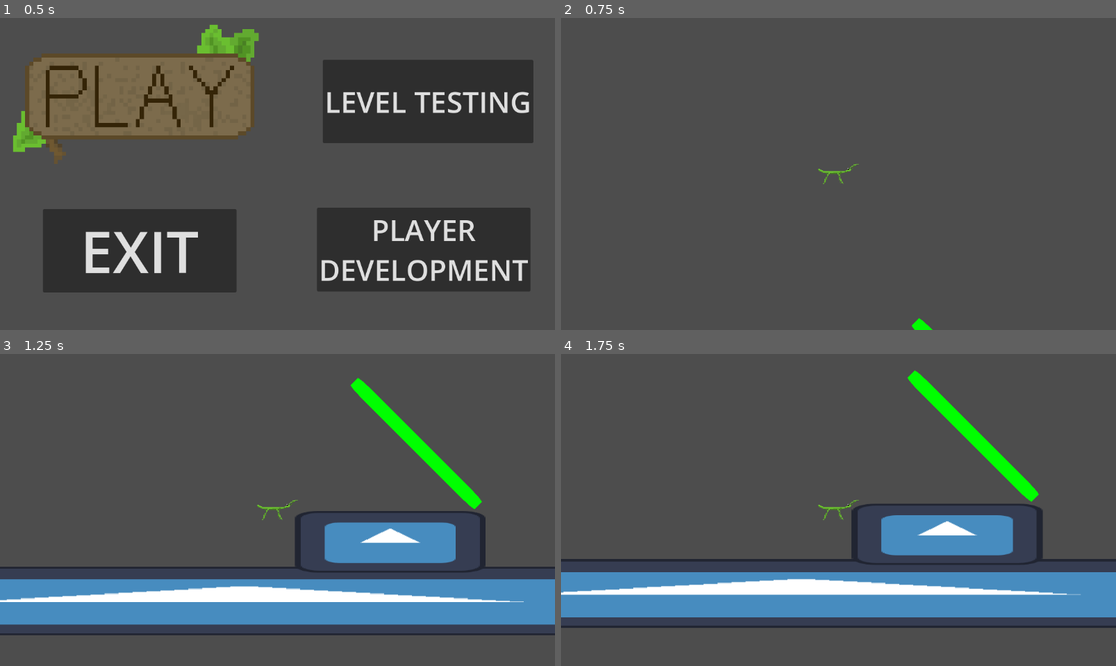
Above: before the commit, frames 1-4 (two rows, left to right).
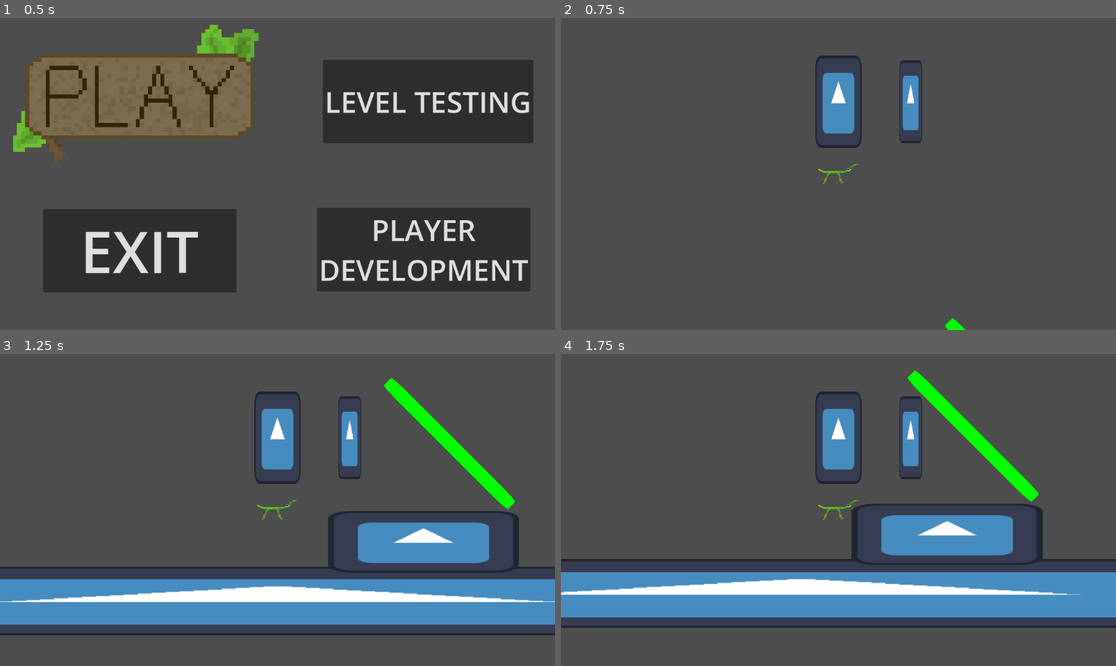
Above: after the commit, the same moments.

Repository: NinjaLD/stickySituation
Game: Godot game, scene res://scenes/startMenu.tscn
The game is run twice, just before and just after one commit, with the same random seed, the same clock (stepped at 60 frames per second) and the same inputs. The engine's default icon, where the game draws it, is replaced by a stand-in: a white triangle on a blue panel in a dark square.
Inputs:
- Up to frame 1 (0.5 s): no input
- Up to frame 2 (0.75 s): click "PLAYER DEVELOPMENT" at 0.5 s
- Up to frame 3 (1.25 s): no input
- Up to frame 4 (1.75 s): hold D (moveRight) from 1.28 s (still down); hold W (climb) from 1.28 s (still down); tap Space (jump) at 1.52 s

Frame 1 is identical in both runs. In frame 2, 2.3% of the frame differs, in the area x 45-73%, y 12-100%; in frame 3, 8.5%, in the area x 0-100%, y 7-80%; in frame 4, 2.2%.

Commit message:
did some stuff it still not work (rythm game with no rythm)

Diff:
--- a/sticky-situation/assets/Prefabs/bouncy_leaf.tscn
+++ b/sticky-situation/assets/Prefabs/bouncy_leaf.tscn
@@ -1,6 +1,6 @@
 [gd_scene format=3 uid="uid://bovfskhc23cyk"]
 
-[ext_resource type="Script" uid="uid://df7i8vc4ogus7" path="res://scripts/bouncy_leaf.gd" id="1_htwr0"]
+[ext_resource type="Script" uid="uid://df7i8vc4ogus7" path="res://scripts/bouncyLeaf.gd" id="1_htwr0"]
 [ext_resource type="Texture2D" uid="uid://ogyw4h0qerbi" path="res://assets/icon.svg" id="1_p4k5o"]
 
 [sub_resource type="RectangleShape2D" id="RectangleShape2D_v84v7"]
--- a/sticky-situation/assets/Prefabs/player.tscn
+++ b/sticky-situation/assets/Prefabs/player.tscn
@@ -1,8 +1,8 @@
 [gd_scene format=3 uid="uid://bc0x6exx3qr7y"]
 
-[ext_resource type="Texture2D" uid="uid://bvlo2y1mssebb" path="res://Art/Stickbug-Spritesheet.png" id="1_3vyb7"]
+[ext_resource type="Texture2D" uid="uid://bvlo2y1mssebb" path="res://art/Stickbug-Spritesheet.png" id="1_3vyb7"]
 [ext_resource type="Script" uid="uid://bwfyixbtdaaxm" path="res://scripts/playerScript.gd" id="1_g2els"]
-[ext_resource type="Texture2D" uid="uid://b35rnjwg1t411" path="res://Art/Stickbug-Spritesheet-sheet.png" id="2_nnomm"]
+[ext_resource type="Texture2D" uid="uid://b35rnjwg1t411" path="res://art/Stickbug-Spritesheet-sheet.png" id="2_nnomm"]
 
 [sub_resource type="AtlasTexture" id="AtlasTexture_6qa2l"]
 atlas = ExtResource("2_nnomm")
--- /dev/null
+++ b/sticky-situation/assets/prefabs/balance_bar.tscn
@@ -0,0 +1,9 @@
+[gd_scene format=3 uid="uid://bty68o16607by"]
+
+[ext_resource type="Texture2D" uid="uid://ogyw4h0qerbi" path="res://assets/icon.svg" id="1_h7olr"]
+[ext_resource type="Script" uid="uid://buod81ratvj4v" path="res://scripts/barMove.gd" id="2_64ii3"]
+
+[node name="balanceBar" type="Sprite2D" unique_id=885139408]
+scale = Vector2(0.25, 0.9)
+texture = ExtResource("1_h7olr")
+script = ExtResource("2_64ii3")
--- /dev/null
+++ b/sticky-situation/assets/prefabs/balance_minigame.tscn
@@ -0,0 +1,3 @@
+[gd_scene format=3 uid="uid://cjeoffgb1b8lv"]
+
+[node name="Balance Minigame" type="Node" unique_id=1282510058]
--- a/sticky-situation/project.godot
+++ b/sticky-situation/project.godot
@@ -49,6 +49,16 @@
 "events": [Object(InputEventKey,"resource_local_to_scene":false,"resource_name":"","device":-1,"window_id":0,"alt_press …(192 unchanged characters)…
 ]
 }
+balanceLeft={
+"deadzone": 0.2,
+"events": [Object(InputEventKey,"resource_local_to_scene":false,"resource_name":"","device":-1,"window_id":0,"alt_pressed":false,"shift_pressed":false,"ctrl_pressed":false,"meta_pressed":false,"pressed":false,"keycode":0,"physical_keycode":81,"key_label":0,"unicode":113,"location":0,"echo":false,"script":null)
+]
+}
+balanceRight={
+"deadzone": 0.2,
+"events": [Object(InputEventKey,"resource_local_to_scene":false,"resource_name":"","device":-1,"window_id":0,"alt_pressed":false,"shift_pressed":false,"ctrl_pressed":false,"meta_pressed":false,"pressed":false,"keycode":0,"physical_keycode":69,"key_label":0,"unicode":101,"location":0,"echo":false,"script":null)
+]
+}
 
 [physics]
 
--- a/sticky-situation/scenes/playerDevelopment.tscn
+++ b/sticky-situation/scenes/playerDevelopment.tscn
@@ -1,11 +1,15 @@
 [gd_scene format=3 uid="uid://bxg8v63xhemp"]
 
 [ext_resource type="Texture2D" uid="uid://ogyw4h0qerbi" path="res://assets/icon.svg" id="1_40edo"]
-[ext_resource type="PackedScene" uid="uid://bovfskhc23cyk" path="res://assets/Prefabs/bouncy_leaf.tscn" id="1_v84v7"]
-[ext_resource type="PackedScene" uid="uid://bc0x6exx3qr7y" path="res://assets/Prefabs/player.tscn" id="2_40edo"]
-[ext_resource type="PackedScene" path="res://assets/Prefabs/vine.tscn" id="3_4nyrb"]
+[ext_resource type="PackedScene" uid="uid://bovfskhc23cyk" path="res://assets/prefabs/bouncy_leaf.tscn" id="1_v84v7"]
+[ext_resource type="PackedScene" uid="uid://bc0x6exx3qr7y" path="res://assets/prefabs/player.tscn" id="2_40edo"]
+[ext_resource type="PackedScene" uid="uid://b75sxg3b8yh54" path="res://assets/prefabs/vine.tscn" id="3_4nyrb"]
+[ext_resource type="Script" uid="uid://d17ew8cki6xb7" path="res://scripts/balanceMinigame.gd" id="5_drt20"]
 
 [sub_resource type="RectangleShape2D" id="RectangleShape2D_v84v7"]
+
+[sub_resource type="RectangleShape2D" id="RectangleShape2D_drt20"]
+size = Vector2(130, 130)
 
 [node name="PlayerDevelopment" type="Node2D" unique_id=2029028004]
 
@@ -51,10 +55,25 @@
 position = Vector2(119, 159.00002)
 rotation = 0.7853982
 
+[node name="Bouncy Leaf2" parent="Level" unique_id=899773640 instance=ExtResource("1_v84v7")]
+position = Vector2(329, 230)
+rotation = -0.44505897
+
 [node name="climbingVine" parent="Level" unique_id=89608185 instance=ExtResource("3_4nyrb")]
 position = Vector2(397, 39)
 
 [node name="CharacterBody2D" parent="." unique_id=1909432878 instance=ExtResource("2_40edo")]
-position = Vector2(23, 0)
 collision_layer = 3
-leafBounceMult = 650
+
+[node name="Balance Minigame" type="Node2D" parent="CharacterBody2D" unique_id=1959991007]
+position = Vector2(0, -100)
+script = ExtResource("5_drt20")
+
+[node name="Center" type="Sprite2D" parent="CharacterBody2D/Balance Minigame" unique_id=473170416]
+scale = Vector2(0.5, 1)
+texture = ExtResource("1_40edo")
+
+[node name="Area2D" type="Area2D" parent="CharacterBody2D/Balance Minigame/Center" unique_id=616240904]
+
+[node name="CollisionShape2D" type="CollisionShape2D" parent="CharacterBody2D/Balance Minigame/Center/Area2D" unique_id=1472945314]
+shape = SubResource("RectangleShape2D_drt20")
--- a/sticky-situation/scenes/startMenu.tscn
+++ b/sticky-situation/scenes/startMenu.tscn
@@ -1,7 +1,7 @@
 [gd_scene format=3 uid="uid://dfrhu1w5058l2"]
 
 [ext_resource type="Script" uid="uid://ytwhrchk8l3r" path="res://scripts/menuHandler.gd" id="1_m0w26"]
-[ext_resource type="Texture2D" uid="uid://ccseylo8jjmq7" path="res://Art/Play-Button.png" id="2_j40ox"]
+[ext_resource type="Texture2D" uid="uid://ccseylo8jjmq7" path="res://art/Play-Button.png" id="2_j40ox"]
 
 [node name="StartMenu" type="Node2D" unique_id=968487194]
 
--- /dev/null
+++ b/sticky-situation/scripts/balanceMinigame.gd
@@ -0,0 +1,18 @@
+extends Node2D
+
+@onready var center = $Center
+var balanceBarPrefab = preload("res://assets/prefabs/balance_bar.tscn")
+
+# Default
+func _ready() -> void:
+	BarSpawn()
+
+func process(delta: float) -> void:
+	pass
+
+# Custom
+func BarSpawn() -> void:
+	var balanceBarTemp = balanceBarPrefab.instantiate()
+	balanceBarTemp.position.x = 100
+	balanceBarTemp.dir = randi_range(0,1) == 0 if -1 else 1
+	self.add_child(balanceBarTemp)
--- /dev/null
+++ b/sticky-situation/scripts/barMove.gd
@@ -0,0 +1,9 @@
+extends Sprite2D
+
+var dir : int
+
+func _process(delta: float) -> void:
+	Move(delta)
+
+func Move(deltaTime) -> void:
+	pass
Not shown, changed: sticky-situation/Art/Play-Button.png.import
Not shown, changed: sticky-situation/Art/Stickbug-Climb.png.import
Not shown, changed: sticky-situation/Art/Stickbug-Spritesheet-sheet.png.import
Not shown, changed: sticky-situation/Art/Stickbug-Spritesheet.png.import
Not shown, changed: sticky-situation/Art/Stickbug-dance.png.import
Not shown, changed: sticky-situation/assets/Backgrounds/Sky_gradient_10.png.import
Not shown, changed: sticky-situation/assets/Backgrounds/Sky_gradient_12.png.import
Not shown, changed: sticky-situation/assets/Backgrounds/Summer2.png.import
Not shown, changed: sticky-situation/assets/Backgrounds/Summer4.png.import
Not shown, changed: sticky-situation/assets/Backgrounds/Summer5.png.import
Not shown, changed: sticky-situation/assets/Backgrounds/Summer7.png.import
Not shown, changed: sticky-situation/assets/Backgrounds/Summer8.png.import
(and 6 more such lines)
